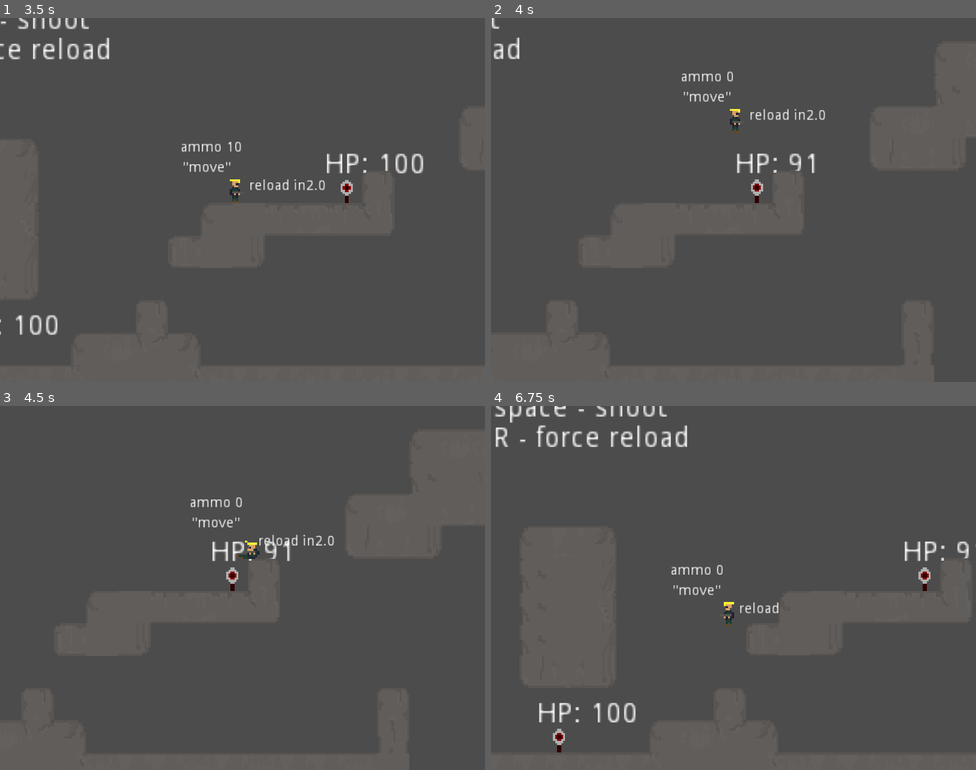
Above: before the commit, frames 1-4 (two rows, left to right).
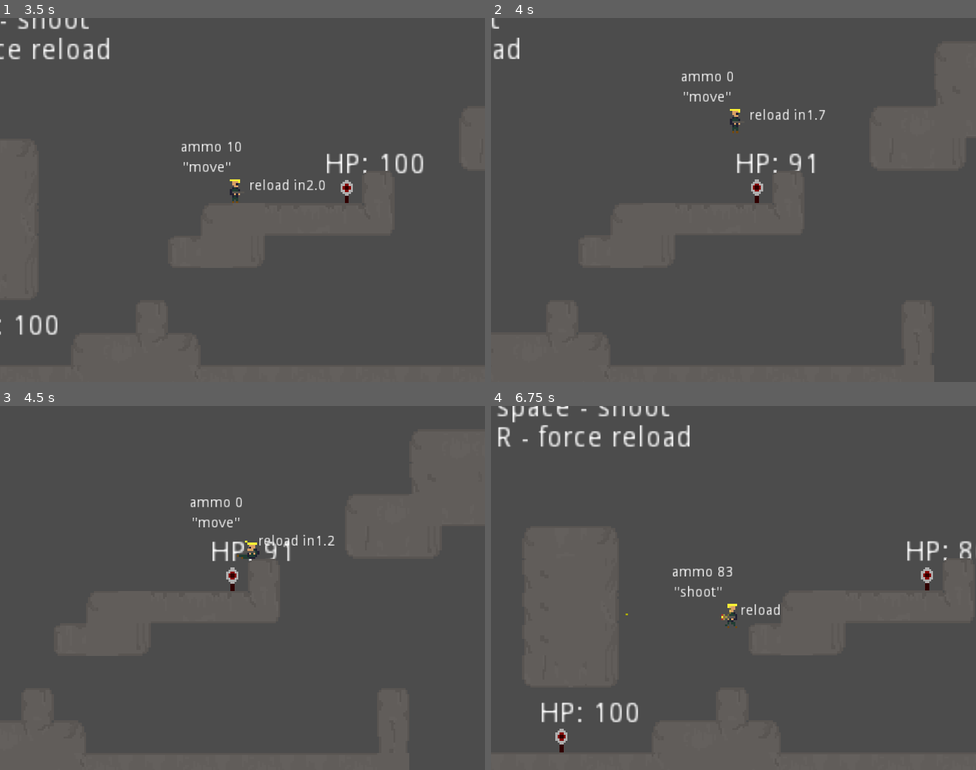
Above: after the commit, the same moments.

Repository: raczynskid/PixelSoldier
Game: Godot game, scene res://World.tscn
Two runs of this game, one before a commit and one after it. Both use one fixed random seed, a clock stepped at 60 frames per second and the inputs below.
Inputs:
- Up to frame 1 (3.5 s): tap Enter at 0.5 s; hold Space (fire) 0.53-1.28 s; hold Right (ui_right) 0.53-2.03 s; tap Up (ui_up) at 0.77, 1.52, 3.02 s; tap Shift (slide) at 1.35, 2.85 s; hold Left (ui_left) 2.03-2.78 s; hold Space (fire) 2.03-2.78 s; hold Right (ui_right) from 2.78 s (still down)
- Up to frame 2 (4 s): keep holding Right (ui_right); hold Space (fire) from 3.53 s (still down); tap Up (ui_up) at 3.77 s
- Up to frame 3 (4.5 s): tap R (reload) at 4.15 s; release Right (ui_right) at 4.28 s; release Space (fire) at 4.28 s; hold Left (ui_left) from 4.28 s (still down); tap Shift (slide) at 4.35 s
- Up to frame 4 (6.75 s): tap Up (ui_up) at 4.52, 6.02 s; release Left (ui_left) at 5.03 s; hold Right (ui_right) 5.03-5.78 s; hold Space (fire) 5.03-5.78 s; hold Left (ui_left) from 5.78 s (still down); tap Shift (slide) at 5.85 s; hold Space (fire) from 6.53 s (still down)

Frame 1 is identical in both runs. In frame 2, less than 0.1% of the frame differs, in the area x 65-69%, y 25-28%; in frame 3, less than 0.1%; in frame 4, 3.5%, in the area x 0-100%, y 0-96%.

Commit message:
#23 enabled full movement on reload

Diff:
--- a/Characters/Player.gd
+++ b/Characters/Player.gd
@@ -51,8 +51,6 @@
 	# call methods based on state machine
 	if current_state == "shoot":
 		velocity = shoot(input_vector, delta)
-	elif current_state == "reload":
-		velocity = reload_rifle(input_vector, delta)
 	elif current_state == "roll":
 		velocity = roll_state(velocity)
 	elif current_state == "slide":
@@ -81,9 +79,12 @@
 				# idle
 				idle_state(last_vector)
 
-		# check for jump input
-		if input_vector.y > 0:
-			velocity = jump(velocity)
+	# check for reload context
+	reload_rifle(delta)
+
+	# check for jump input
+	if input_vector.y > 0 and current_state in ["move", "reload"]:
+		velocity = jump(velocity)
 
 	# apply velocity to player
 	velocity = move_and_slide(velocity, Globals.UP)
@@ -118,17 +119,13 @@
 		ammo = 0
 
 	# check for contextual states
-	reload = (ammo <= 0) and (velocity.x == 0)
+	reload = (ammo <= 0)
 
 	if reload:
 		# if player is currently reloading, set animation to idle
 		animationTree.set("parameters/Idle/blend_position", last_vector.x)
 		animationState.travel('Idle')
 		beam.get_node("End/Ricochet").emitting = false
-		return "reload"
-	elif (ammo <= 0) and (input_vector == Vector2.ZERO):
-		# if player moves when reloading reset timer
-		reload_cooldown.reset()
 
 	# if input pressed
 	if fire and ammo > 0:
@@ -338,34 +335,27 @@
 
 	return shed_speed(velocity)
 
-func reload_rifle(vector, delta):
-	# vector : input_vector
+func reload_rifle(delta):
+	# vector : velocity
 	# return : Vector2
 
 	# reload handling
-	# reloading only happens when stationary
-
-	# stay in reload state
-	current_state = "reload"
-
-	# check if reloaded
-	if reload_cooldown.is_ready():
-
-		# reset ammo count
-		ammo = Globals.RIFLE_MAX_AMMO
-
-		# reset timer
-		reload_cooldown.reset()
-
-		# exit reload state
-		current_state = "idle"
-
-	else:
-		# if not tick timer down
-		reload_cooldown.tick(delta)
-
-	# allow movement to break state
-	if input_vector != Vector2.ZERO:
-		velocity = movement_state(vector)
-
-	return velocity
+
+	# reloading only happens if no ammo
+	if ammo <= 0:
+
+		# check if reloaded
+		if reload_cooldown.is_ready():
+
+			# reset ammo count
+			ammo = Globals.RIFLE_MAX_AMMO
+
+			# reset timer
+			reload_cooldown.reset()
+
+			# exit reload state
+			current_state = "idle"
+
+		else:
+			# if not tick timer down
+			reload_cooldown.tick(delta)
